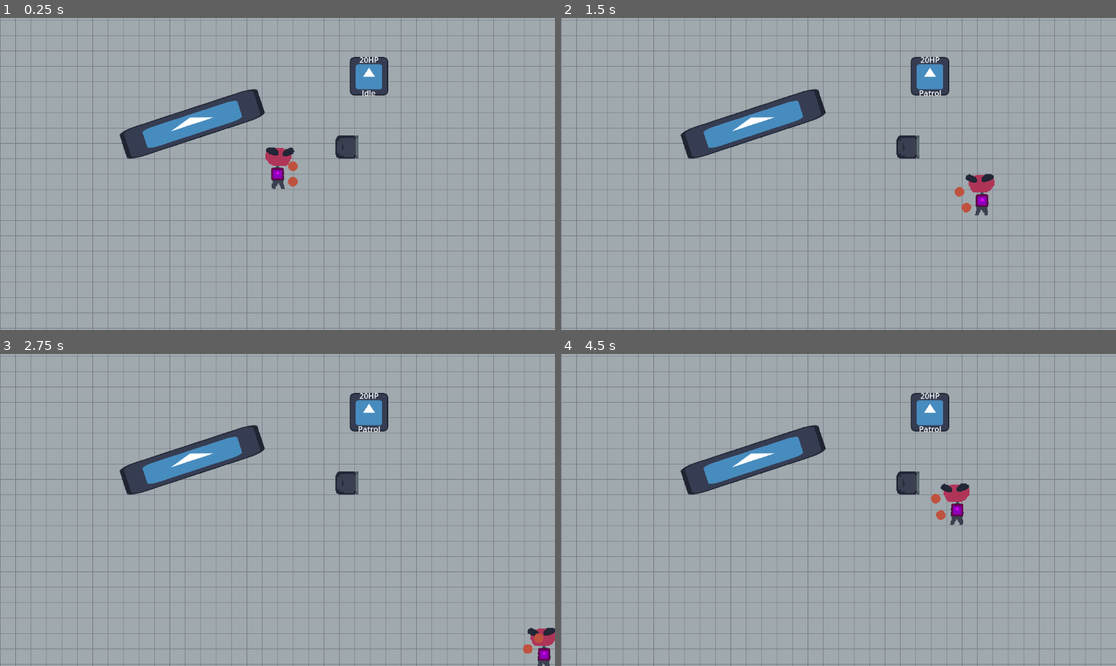
Above: before the commit, frames 1-4 (two rows, left to right).
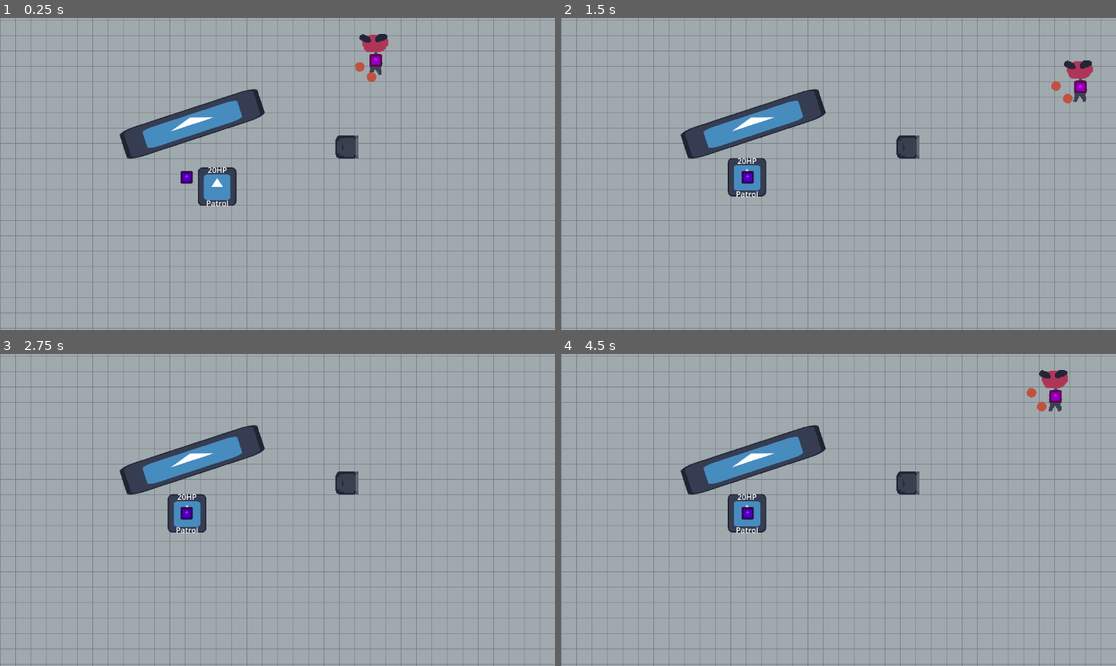
Above: after the commit, the same moments.

Repository: artemvandalovski/Salty-John
Game: Godot game, scene res://levels/office.tscn
The game is run twice, just before and just after one commit, with the same random seed, the same clock (stepped at 60 frames per second) and the same inputs. The engine's default icon, where the game draws it, is replaced by a stand-in: a white triangle on a blue panel in a dark square.
Inputs (mouse positions are in pixels of both pictures, inside the frame that each line leads up to):
- Up to frame 1 (0.25 s): no input
- Up to frame 2 (1.5 s): move the mouse to (960, 158) at 0.52 s; hold D (right) 0.53-1.28 s; click (960, 158) at 0.6 s; move the mouse to (727, 189) at 1.27 s; hold S (down) from 1.28 s (still down); right-click (727, 189) at 1.35 s
- Up to frame 3 (2.75 s): move the mouse to (333, 441) at 2.02 s; release S (down) at 2.03 s; hold D (right) from 2.03 s (still down); click (333, 441) at 2.1 s
- Up to frame 4 (4.5 s): move the mouse to (810, 572) at 2.77 s; release D (right) at 2.78 s; hold W (up) 2.78-3.53 s; right-click (810, 572) at 2.85 s; move the mouse to (1005, 556) at 3.52 s; hold A (left) from 3.53 s (still down); click (1005, 556) at 3.6 s; move the mouse to (672, 463) at 4.27 s; right-click (672, 463) at 4.35 s

The runs differ from the first frame. In frame 1, 2.6% of the frame differs, in the area x 32-70%, y 5-61%; in frame 2, 2.7%, in the area x 30-96%, y 12-64%; in frame 3, 2.1%; in frame 4, 2.7%.

Commit message:
patrolling direction

Diff:
--- a/common/states/patrol.gd
+++ b/common/states/patrol.gd
@@ -1,5 +1,37 @@
 class_name Patrol
 extends State
 
-func _physics_process(delta):
-	pass
+@export var max_distance: float = 300.0
+@export var min_distance: float = 200.0
+
+var marker: Marker2D
+
+func enter():
+	marker = Marker2D.new()
+	add_child(marker)
+	marker.top_level = true
+
+	# Visible
+	var sp = Sprite2D.new()
+	sp.texture = load("res://icon.svg")
+	sp.scale *= 0.2
+	sp.modulate = Color(1.0, 0.0, 1.0, 1.0)
+	marker.add_child(sp)
+
+	update_marker_position()
+
+func process(delta):
+	owner.direction = global_position.direction_to(marker.global_position)
+
+## Random but also influenced by the player position
+func update_marker_position():
+	var rand_radian = randf_range(0, TAU)
+	var rand_direction = Vector2.from_angle(rand_radian)
+
+	var target = to_local(owner.target.global_position)
+	var dot_product = rand_direction.dot(target)
+	var interest = clamp(dot_product, 0.5, 1.0)
+
+	var distance = position.distance_to(target)
+	distance = clamp(distance, min_distance, max_distance)
+	marker.global_position = global_position + (rand_direction * interest) * distance
--- a/common/states/state.gd
+++ b/common/states/state.gd
@@ -1,5 +1,5 @@
 class_name State
-extends Node
+extends Node2D
 
 signal transition(new_state_name: StringName)
 
--- a/enemies/breadcrumb_component.gd
+++ b/enemies/breadcrumb_component.gd
@@ -3,22 +3,17 @@
 
 signal breadcrumb_hit
 
-@export var context_steerer: ContextSteerer
 @export var target_radius: float = 10.0
 
 var marker: Marker2D
 
-
 func _enter_tree():
-	assert(context_steerer != null, "Please set the context steering node")
-
-	collision_mask = 0b1 # Only collide with the world
+	collision_mask = 0b1 # Only collide with the world. REMOVE?
 
 	marker = Marker2D.new()
 	add_child(marker)
 	marker.top_level = true
-
-	context_steerer.target_node = marker
+	owner.target = marker
 
 	# Visible
 	var sp = Sprite2D.new()
@@ -41,7 +36,6 @@
 	target_position = target_pos - global_position
 
 	if is_colliding():
-		print("is_colliding")
 		if owner.global_position.distance_to(marker.global_position) < target_radius:
 			breadcrumb_hit.emit()
 		return
--- a/enemies/context_steering.gd
+++ b/enemies/context_steering.gd
@@ -1,18 +1,16 @@
 class_name ContextSteerer
 extends Node2D
 
-@export var target_node: Node2D
 @export_group("Rays")
 @export var num_rays: int = 8
 @export var ray_length: float = 100.0
+
+@onready var target = owner.target
 
 var player_spotted = false
 
 func _ready():
 	generate_raycasts()
-
-	if target_node == null:
-		target_node = Global.player
 
 
 func generate_raycasts():
@@ -29,7 +27,7 @@
 
 func calc_steering() -> Vector2:
 	var result = Vector2.ZERO
-	var target_pos = to_local(target_node.global_position)
+	var target_pos = to_local(target.global_position)
 
 	for i in num_rays:
 		var ray: RayCast2D = get_child(i)
--- a/enemies/enemy.gd
+++ b/enemies/enemy.gd
@@ -11,7 +11,7 @@
 @onready var context_steerer = $ContextSteerer
 @onready var state_machine = $StateMachine
 
-@onready var player: Node2D = Global.player
+var target = Global.player
 
 var direction: Vector2
 
--- a/enemies/enemy.tscn
+++ b/enemies/enemy.tscn
@@ -12,25 +12,24 @@
 collision_layer = 4
 script = ExtResource("1_qbslc")
 
-[node name="StateMachine" type="Node" parent="." node_paths=PackedStringArray("initial_state")]
+[node name="StateMachine" type="Node2D" parent="." node_paths=PackedStringArray("initial_state")]
 script = ExtResource("3_7i88a")
-initial_state = NodePath("Idle")
+initial_state = NodePath("Patrol")
 
-[node name="Idle" type="Node" parent="StateMachine"]
+[node name="Idle" type="Node2D" parent="StateMachine"]
 script = ExtResource("3_d556j")
 
-[node name="Patrol" type="Node" parent="StateMachine"]
+[node name="Patrol" type="Node2D" parent="StateMachine"]
 script = ExtResource("4_3msc3")
 
-[node name="Chase" type="Node" parent="StateMachine"]
+[node name="Chase" type="Node2D" parent="StateMachine"]
 script = ExtResource("4_31qif")
 
 [node name="ContextSteerer" type="Node2D" parent="."]
 script = ExtResource("2_258u8")
 
-[node name="BreadcrumbComponent" type="RayCast2D" parent="." node_paths=PackedStringArray("context_steerer")]
+[node name="BreadcrumbComponent" type="RayCast2D" parent="."]
 script = ExtResource("5_w3oej")
-context_steerer = NodePath("../ContextSteerer")
 
 [node name="Health" type="Label" parent="."]
 anchors_preset = 7
--- a/levels/office.tscn
+++ b/levels/office.tscn
@@ -36,9 +36,10 @@
 y_sort_enabled = true
 
 [node name="John" parent="Y-Sort" instance=ExtResource("1_7dqi1")]
+position = Vector2(204, -236)
 
 [node name="Dummy" parent="Y-Sort" instance=ExtResource("2_vxqqo")]
-position = Vector2(190, -203)
+position = Vector2(-93, 36)
 
 [node name="Chair" parent="Y-Sort" instance=ExtResource("3_0gulq")]
 position = Vector2(144, -56)
